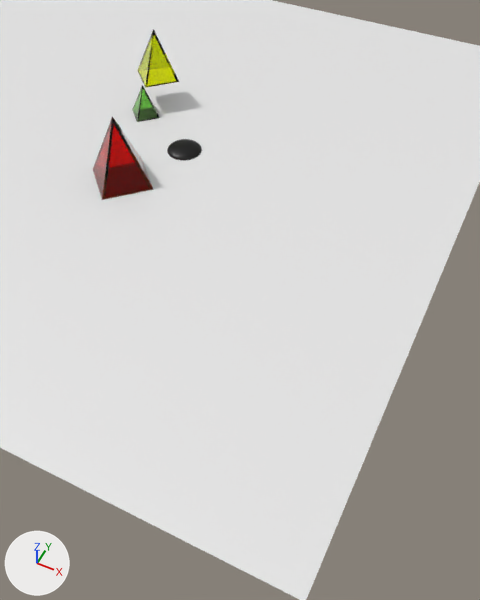
The Blender file zendo.blend, before and after one commit.
One viewpoint serves both versions: a 50 mm camera at (10.65, -13.71, 11.51) aimed at (6.01, -4.42, -0.1). Lighting does not change. The marker at lower left points along +X, +Y and +Z.

Names of what the first picture shows: 'Cone-L', 'Cone-M', 'Cone-S', 'Plane', 'Sphere'.
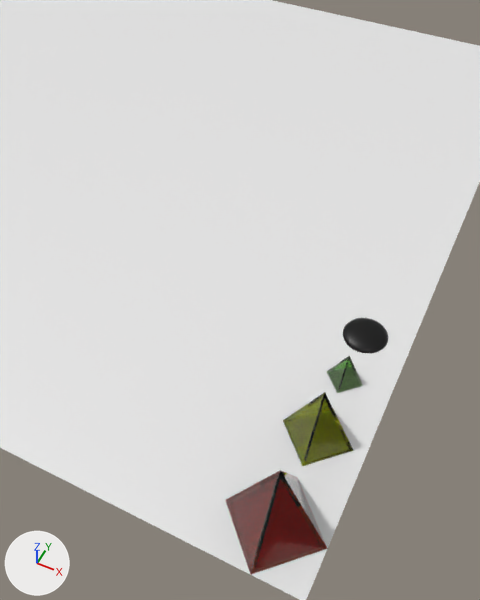
Where the change shows, as pixel boxes (x1, y1, x2, y2) in the pictures (480 x 600 px):
'Cone-L', moved
    before: (93, 116, 153, 200)
    after: (226, 470, 328, 574)
'Cone-M', moved
    before: (137, 29, 179, 88)
    after: (283, 392, 354, 466)
'Sphere', moved
    before: (167, 139, 202, 160)
    after: (343, 318, 388, 353)
'Cone-S', moved
    before: (132, 85, 160, 122)
    after: (327, 356, 363, 393)

Diff of the bpy script that builds the scene:
```diff
--- a/zendo.blend.py
+++ b/zendo.blend.py
@@ me_cone_002 @@
 me_cone_002.from_pydata(...)  # 10 vertices, 12 faces; spans x -0.5..0.5, y -2.5..-1.5, z 0.0..1.0
 # used by ob_cone_s; location = (0.0, 3.1, 0.0)
+# me_cone_002 part 1: the whole mesh is moved by (0.0, 2.0, -0.188)
 me_cone_002.materials.append(mat_material_green)
@@ ob_cone_l @@
 ob_cone_l = bpy.data.objects.new('Cone-L', me_cone)
-ob_cone_l.location = (1.14, -1.94, 0.0)
+ob_cone_l.location = (9.0, -9.0, 0.0)
@@ ob_sphere @@
 ob_sphere = bpy.data.objects.new('Sphere', me_sphere)
-ob_sphere.location = (2.0, 0.0, 0.0)
+ob_sphere.location = (9.0, -4.2, 0.0)
 ob_sphere.scale = (0.5, 0.5, 0.15)
@@ ob_cone_m @@
 ob_cone_m = bpy.data.objects.new('Cone-M', me_cone_001)
-ob_cone_m.location = (0.0, 1.97, 0.83)
+ob_cone_m.location = (9.0, -7.0, 0.0)
@@ ob_cone_s @@
 ob_cone_s = bpy.data.objects.new('Cone-S', me_cone_002)
-ob_cone_s.location = (0.0, 3.1, 0.0)
+ob_cone_s.location = (9.0, -5.5, 0.0)
```
